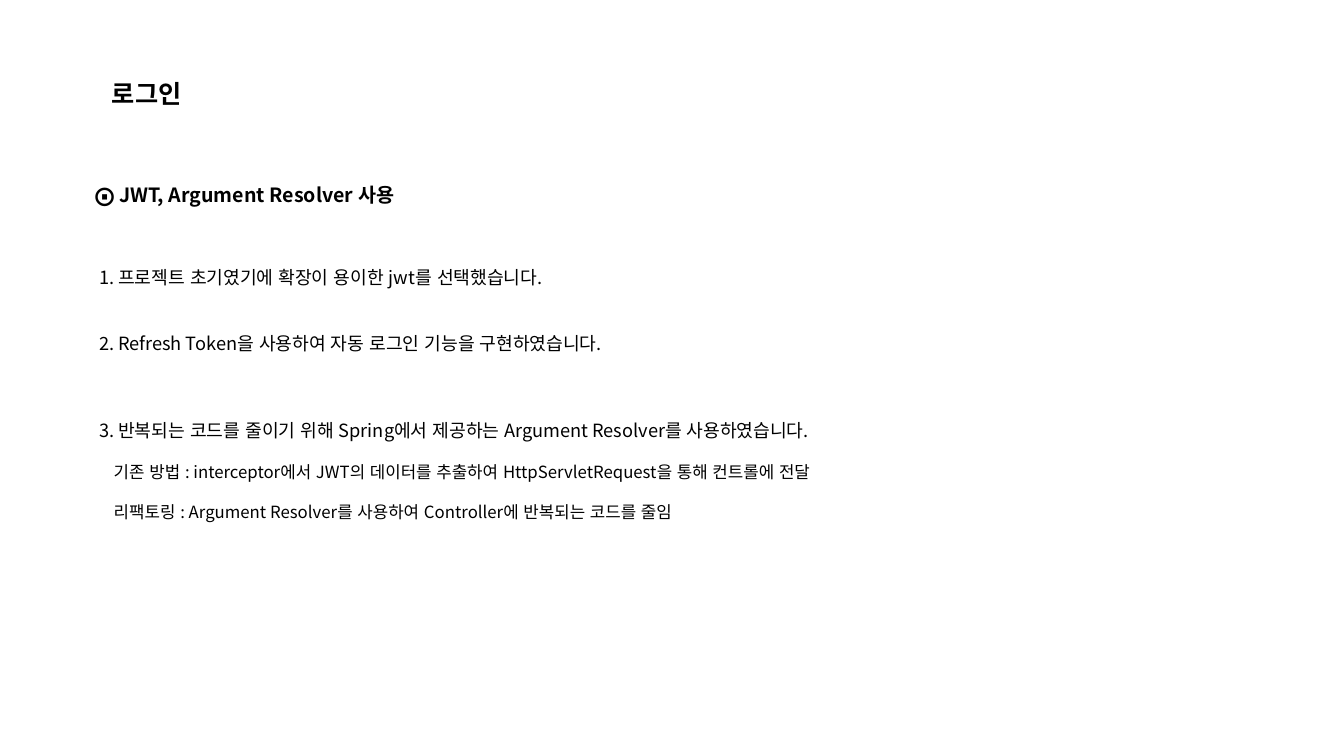
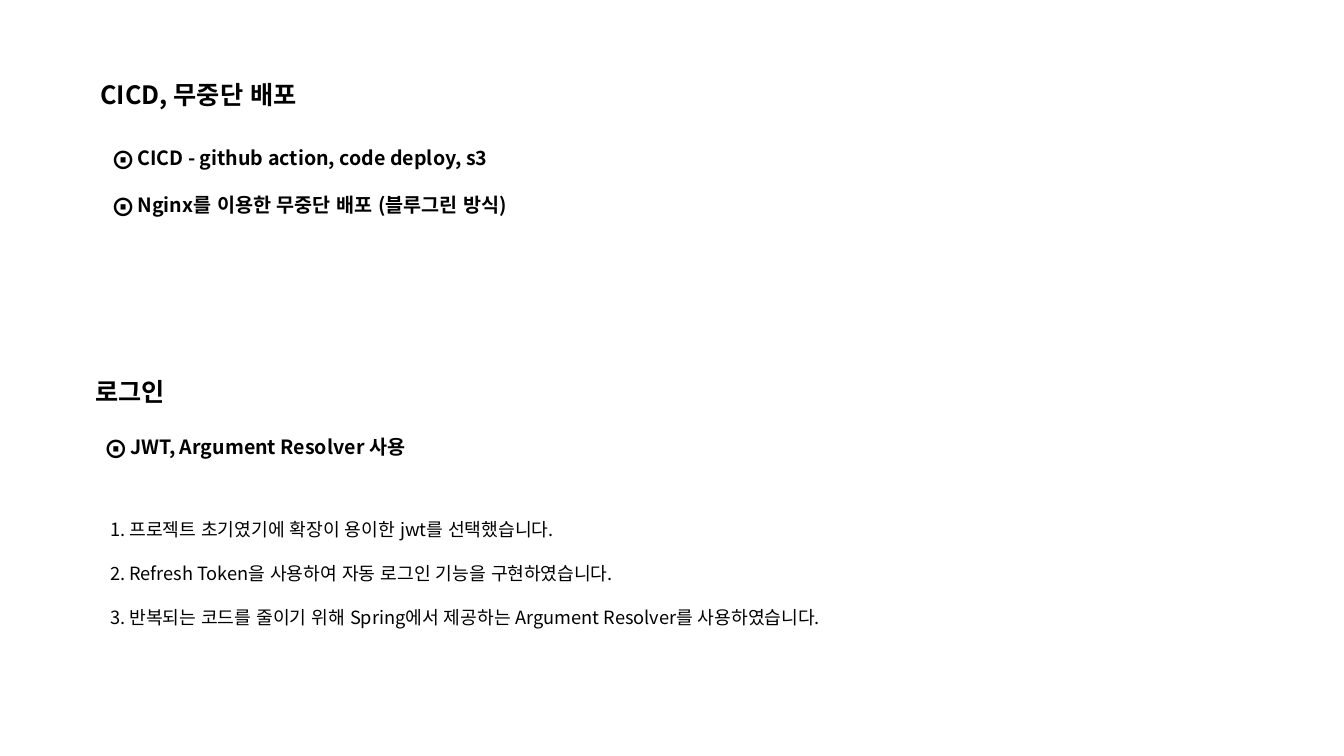
Before and after one commit to ohjinhokor/PortFolio, a slide deck: slide 16 of 오진호 포트폴리오.pptx (slide 12 before the commit). Drawn at 1344x756 pixels with LibreOffice and Linux fonts; fonts in the diff are those of the drawing; background and template pictures are left out. Boxes give left, top, right and bottom in pixels: in the first picture for what was removed or moved away, otherwise in the second. Text is boxed around its words. In the diff, an @@ line names an element or a change of style, - is before the commit and + after.

```diff
--- a/오진호 포트폴리오.pptx
+++ b/오진호 포트폴리오.pptx
@@ text added at [100,83,296,110], 18 pt, text #000000, bold @@
+CICD, 무중단 배포
@@ text added at [138,149,507,216], 14 pt, text #000000, bold @@
+⨀ CICD - github action, code deploy, s3
+⨀ Nginx를 이용한 무중단 배포 (블루그린 방식)
@@ text "로그인": place and size @@
-text "로그인" at [112,82,182,105]
+text "로그인" at [95,380,165,403]
@@ text "⨀ JWT, Argument Resolver 사용": place and size @@
-text "⨀ JWT, Argument Resolver 사용" at [99,185,810,523]
+text "⨀ JWT, Argument Resolver 사용" at [110,437,820,629]
@@ text at [114,464,810,523]: paragraphs removed @@
-기존 방법 : interceptor에서 JWT의 데이터를 추출하여 HttpServletRequest을 통해 컨트롤에 전달
-리팩토링 : Argument Resolver를 사용하여 Controller에 반복되는 코드를 줄임
```
Also in this commit, not shown: 9 other slides changed, 5 slides added, 2 slides removed, 1 other file.
